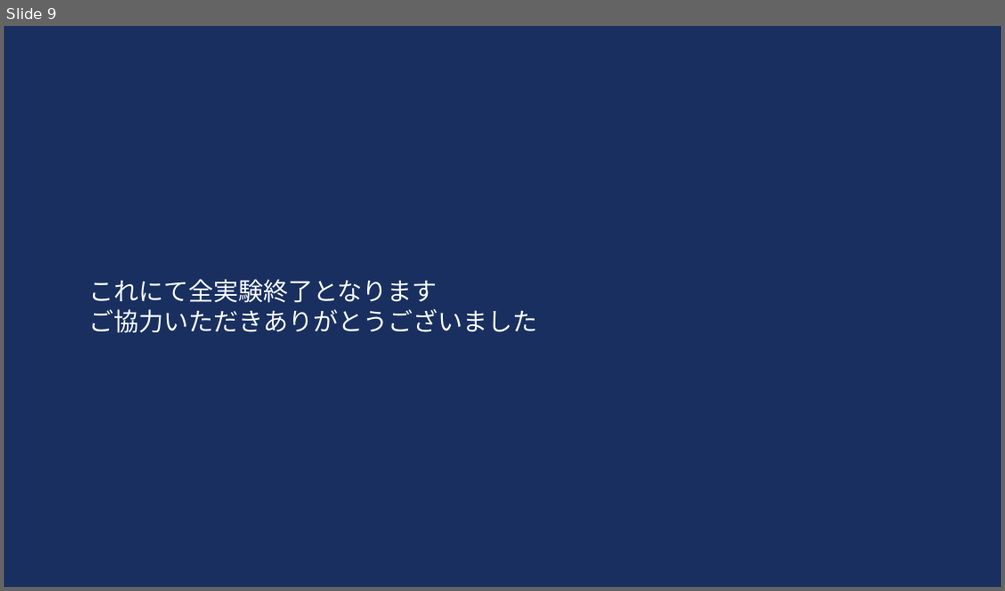
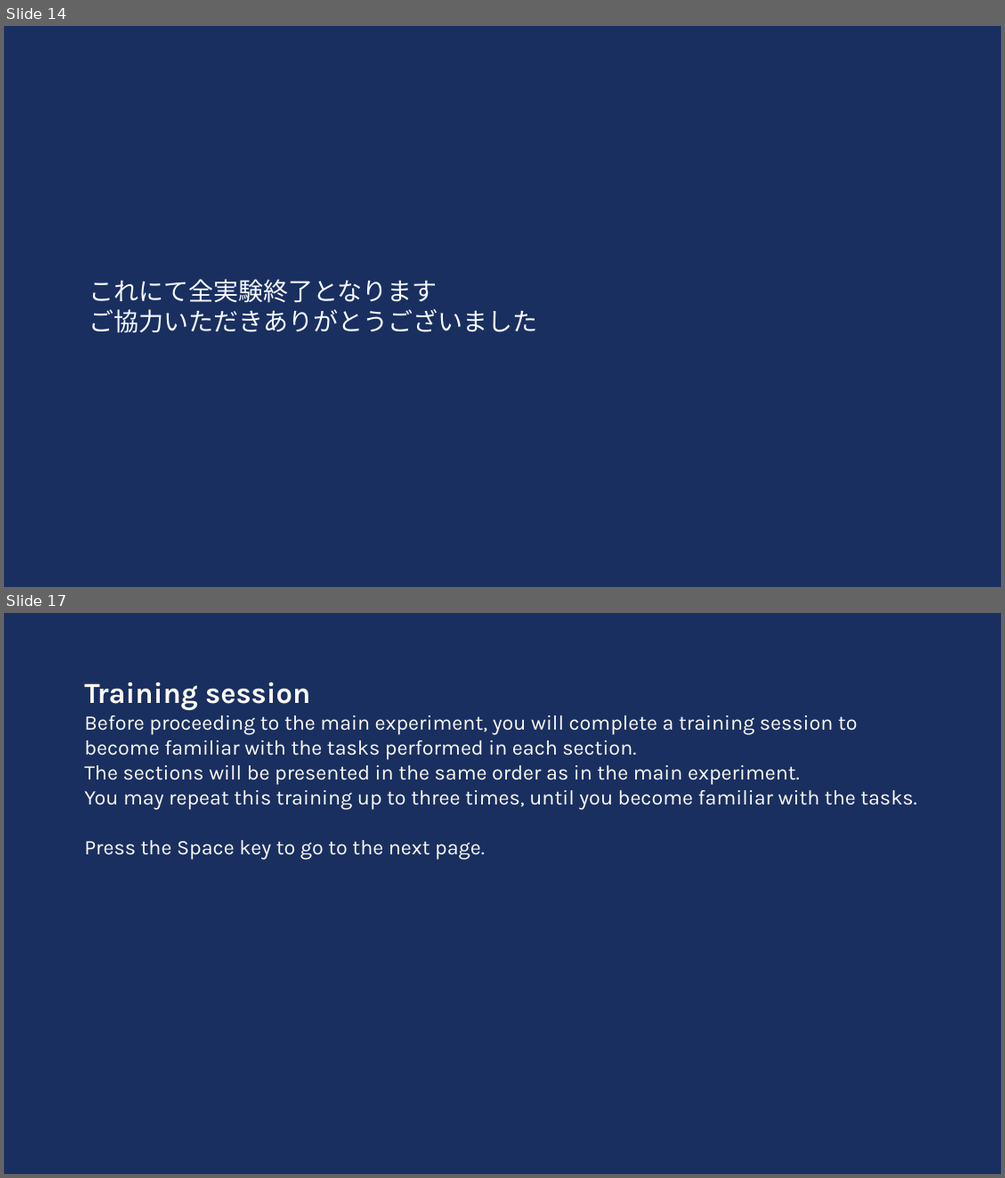
Before and after one commit to HAMADAKAZUKI2423/lab, a slide deck: tex/ethicsreview/ethics_review_visibility/別紙2評価実験説明.pptx. Shown one above the other, each under a label of ours: slide 9 before the commit, slides 14 and 17 after it; the slides between them are not shown. The pictures are 1005x591 and 1005x1178 pixels, drawn with LibreOffice and Linux fonts; fonts in the diff are those of the drawing. Boxes give left, top, right and bottom in pixels: in the first picture for what was removed or moved away, otherwise in the second. Text is boxed around its words. In the diff, an @@ line names an element or a change of style, - is before the commit and + after.

```diff
--- a/tex/ethicsreview/ethics_review_visibility/別紙2評価実験説明.pptx
+++ b/tex/ethicsreview/ethics_review_visibility/別紙2評価実験説明.pptx
@@ slide 17 added at bbox=[4, 613, 1001, 1174], background #192F60 @@
@@ text added at bbox=[84, 682, 916, 859], 20 pt, text #FCFAF2 @@
+Training session
+Before proceeding to the main experiment, you will complete a training session to become familiar with the tasks performed in each section.
+The sections will be presented in the same order as in the main experiment.
+You may repeat this training up to three times, until you become familiar with the tasks.
+Press the Space key to go to the next page.
@@ what was slide 9 is now slide 14 @@
```
Also in this commit, not shown: 5 slides changed, 16 other slides added.
